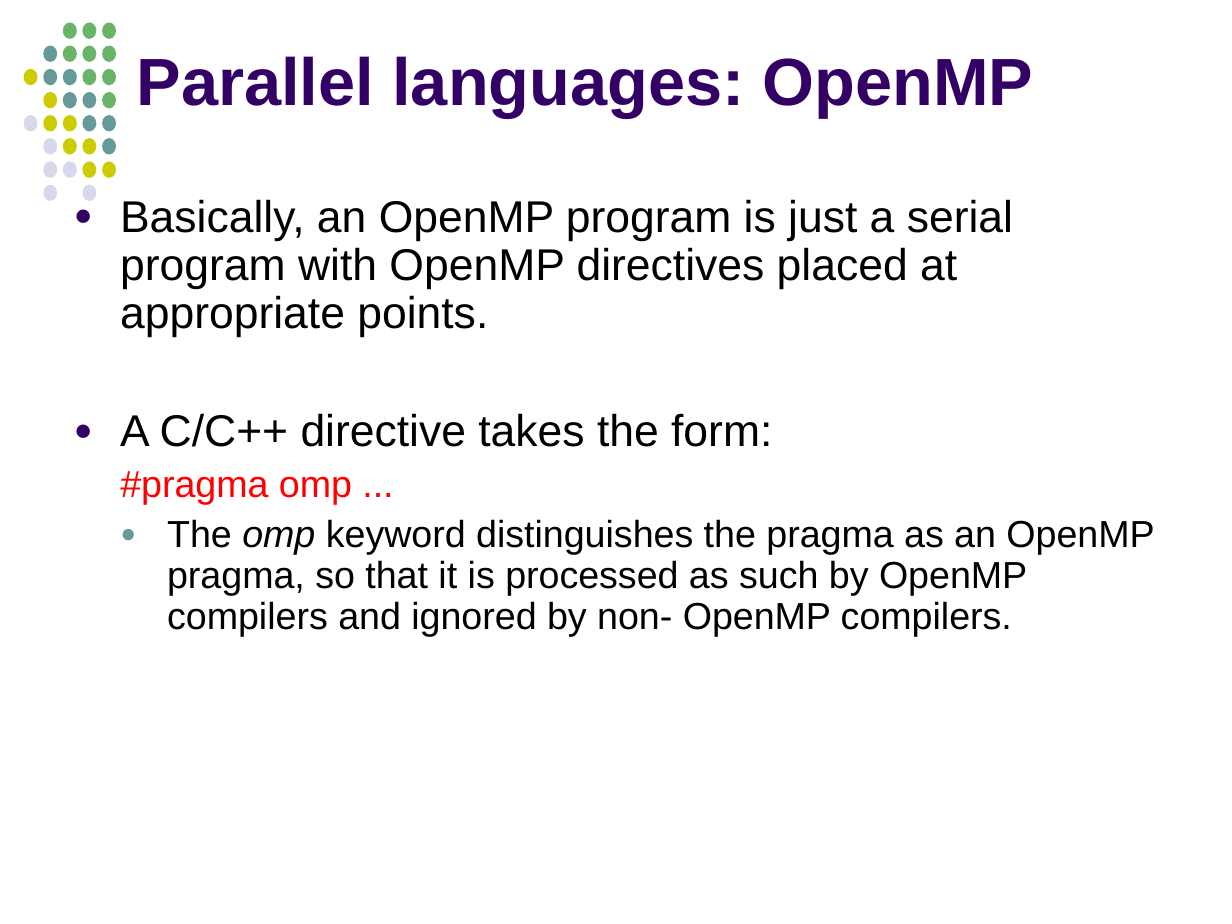
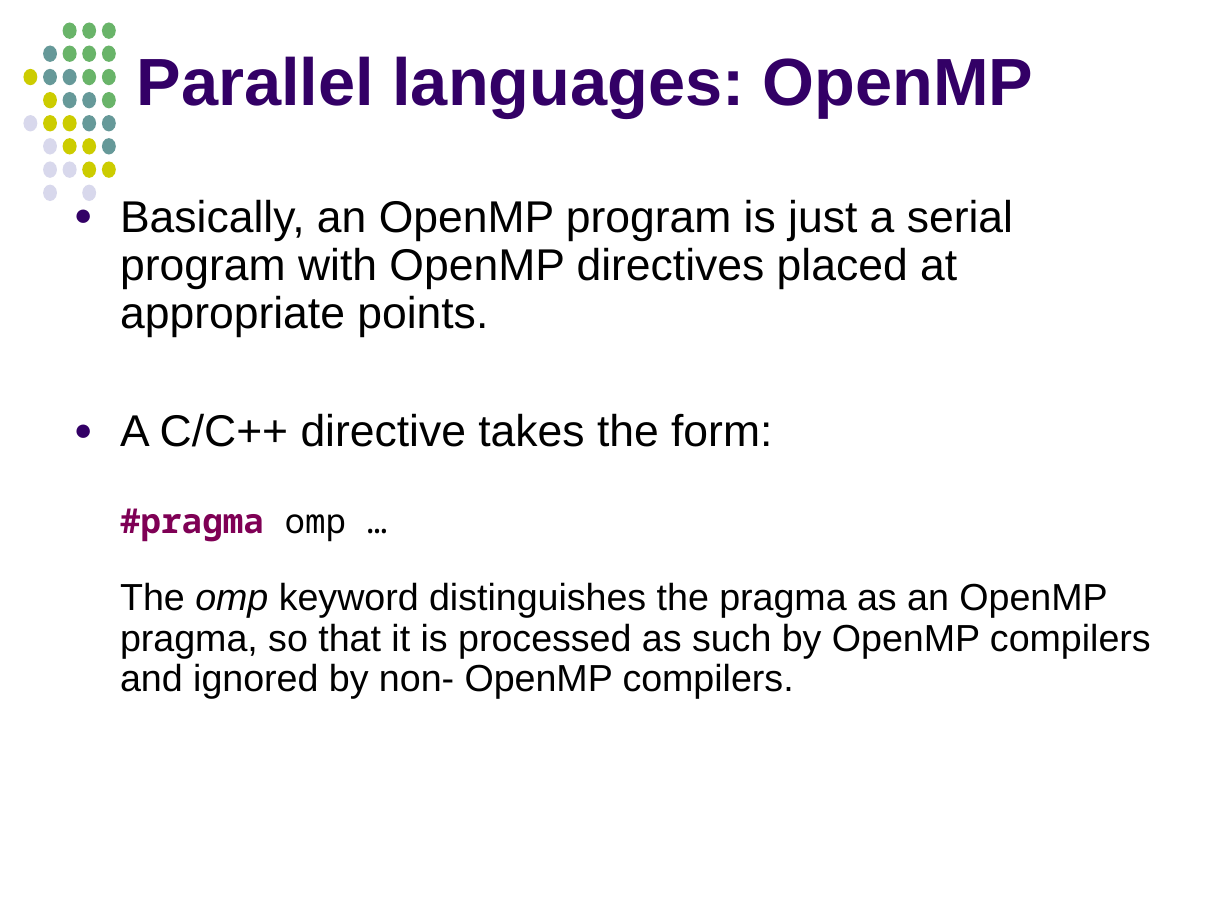
Before and after one commit to jablub/chpc_omp, a slide deck: slide 71 of OpenMP_MKuttel_CHPCWinterSchool2012.odp (slide 72 before the commit). Drawn at 1232x924 pixels with LibreOffice and Linux fonts; fonts in the diff are those of the drawing. Boxes give left, top, right and bottom in pixels: in the first picture for what was removed or moved away, otherwise in the second. Text is boxed around its words. In the diff, an @@ line names an element or a change of style, - is before the commit and + after.

```diff
--- a/OpenMP_MKuttel_CHPCWinterSchool2012.odp
+++ b/OpenMP_MKuttel_CHPCWinterSchool2012.odp
@@ text at (120, 413, 1151, 699): text changed @@
-● A C/C++ directive takes the form:
-  #pragma omp ...
-  ● The omp keyword distinguishes the pragma as an OpenMP pragma, so that it is processed as such by OpenMP compilers and ignored by non- OpenMP compilers.
+● A C/C++ directive takes the form:
+  #pragma omp …
+  The omp keyword distinguishes the pragma as an OpenMP pragma, so that it is processed as such by OpenMP compilers and ignored by non- OpenMP compilers.
```
Also in this commit, not shown: 89 other slides changed, 6 slides added, 38 slides removed.
